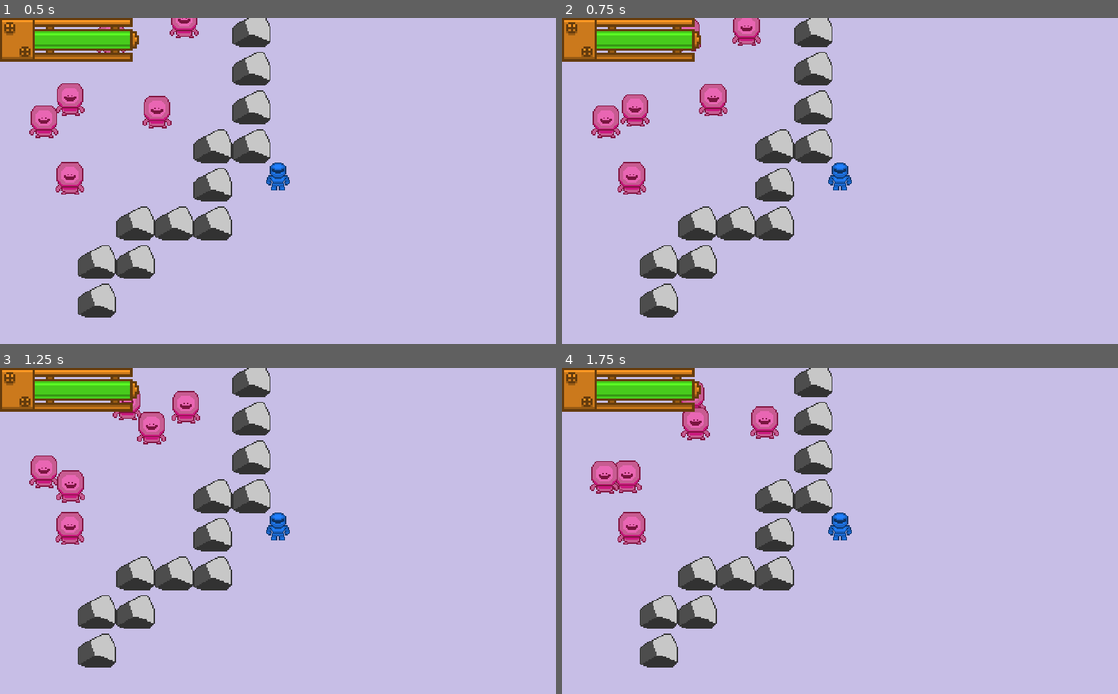
Above: before the commit, frames 1-4 (two rows, left to right).
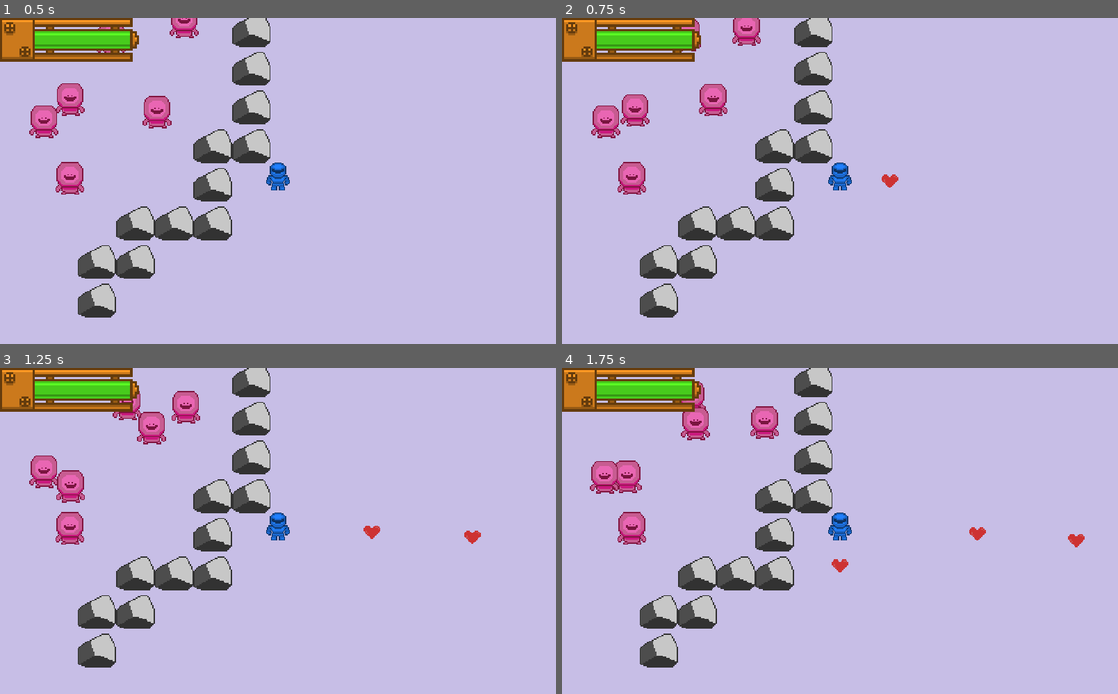
Above: after the commit, the same moments.

Repository: FREQ-E/Hanno
Game: Godot game, scene res://levels/test/test.tscn
The game is run twice, just before and just after one commit, with the same random seed, the same clock (stepped at 60 frames per second) and the same inputs.
Inputs:
- Up to frame 1 (0.5 s): no input
- Up to frame 2 (0.75 s): hold Right (fire_right, bound only after the commit) from 0.53 s (still down); hold Space (sprint) from 0.53 s (still down)
- Up to frame 3 (1.25 s): keep holding Right (fire_right, bound only after the commit); keep holding Space (sprint)
- Up to frame 4 (1.75 s): release Right (fire_right, bound only after the commit) at 1.28 s; release Space (sprint) at 1.28 s; hold Down (fire_down, bound only after the commit) from 1.28 s (still down); tap Space (sprint) at 1.35 s

Frame 1 is identical in both runs. In frame 2, less than 0.1% of the frame differs, in the area x 57-61%, y 47-53%; in frame 3, 0.2%; in frame 4, 0.2%, in the area x 48-94%, y 48-63%.

Commit message:
Player shoots projectiles

Diff:
--- a/actors/player1/player1.tscn
+++ b/actors/player1/player1.tscn
@@ -8,37 +8,38 @@
 [ext_resource path="res://actors/player1/Front-Sheet.png" type="Texture" id=6]
 [ext_resource path="res://actors/player1/Back-Sheet.png" type="Texture" id=7]
 [ext_resource path="res://actors/ui1/ui1.tscn" type="PackedScene" id=8]
+[ext_resource path="res://combat_scripts/player_shooting.gd" type="Script" id=9]
 
 [sub_resource type="AtlasTexture" id=1]
+atlas = ExtResource( 7 )
+region = Rect2( 0, 0, 32, 32 )
+
+[sub_resource type="AtlasTexture" id=2]
+atlas = ExtResource( 7 )
+region = Rect2( 32, 0, 32, 32 )
+
+[sub_resource type="AtlasTexture" id=3]
+atlas = ExtResource( 7 )
+region = Rect2( 64, 0, 32, 32 )
+
+[sub_resource type="AtlasTexture" id=4]
+atlas = ExtResource( 7 )
+region = Rect2( 96, 0, 32, 32 )
+
+[sub_resource type="AtlasTexture" id=5]
 atlas = ExtResource( 4 )
 region = Rect2( 0, 0, 32, 32 )
 
-[sub_resource type="AtlasTexture" id=2]
+[sub_resource type="AtlasTexture" id=6]
 atlas = ExtResource( 4 )
 region = Rect2( 32, 0, 32, 32 )
 
-[sub_resource type="AtlasTexture" id=3]
+[sub_resource type="AtlasTexture" id=7]
 atlas = ExtResource( 4 )
 region = Rect2( 64, 0, 32, 32 )
 
-[sub_resource type="AtlasTexture" id=4]
+[sub_resource type="AtlasTexture" id=8]
 atlas = ExtResource( 4 )
-region = Rect2( 96, 0, 32, 32 )
-
-[sub_resource type="AtlasTexture" id=5]
-atlas = ExtResource( 7 )
-region = Rect2( 0, 0, 32, 32 )
-
-[sub_resource type="AtlasTexture" id=6]
-atlas = ExtResource( 7 )
-region = Rect2( 32, 0, 32, 32 )
-
-[sub_resource type="AtlasTexture" id=7]
-atlas = ExtResource( 7 )
-region = Rect2( 64, 0, 32, 32 )
-
-[sub_resource type="AtlasTexture" id=8]
-atlas = ExtResource( 7 )
 region = Rect2( 96, 0, 32, 32 )
 
 [sub_resource type="AtlasTexture" id=9]
@@ -61,12 +62,12 @@
 animations = [ {
 "frames": [ SubResource( 1 ), SubResource( 2 ), SubResource( 3 ), SubResource( 4 ) ],
 "loop": true,
-"name": "walk_side",
+"name": "walk_up",
 "speed": 10.0
 }, {
 "frames": [ SubResource( 5 ), SubResource( 6 ), SubResource( 7 ), SubResource( 8 ) ],
 "loop": true,
-"name": "walk_up",
+"name": "walk_side",
 "speed": 10.0
 }, {
 "frames": [ SubResource( 9 ), SubResource( 10 ), SubResource( 11 ), SubResource( 12 ) ],
@@ -78,8 +79,11 @@
 [sub_resource type="CircleShape2D" id=14]
 radius = 32.9877
 
-[node name="Player1" type="KinematicBody2D"]
+[node name="Player1" type="KinematicBody2D" groups=[
+"player",
+]]
 collision_layer = 2
+collision_mask = 5
 script = ExtResource( 1 )
 
 [node name="CharacterAnimator" type="AnimatedSprite" parent="."]
@@ -87,12 +91,13 @@
 scale = Vector2( 3, 3 )
 frames = SubResource( 13 )
 animation = "walk_down"
-frame = 3
 playing = true
 script = ExtResource( 5 )
 
 [node name="CollisionShape2D" type="CollisionShape2D" parent="."]
 shape = SubResource( 14 )
+
+[node name="BulletPoint" type="Node2D" parent="."]
 
 [node name="MovementInput2D" type="Node" parent="."]
 script = ExtResource( 2 )
@@ -104,4 +109,9 @@
 script = ExtResource( 3 )
 property_name = "player"
 
+[node name="PlayerShooting" type="Node" parent="."]
+script = ExtResource( 9 )
+fire_rate = 0.35
+bullet_point_path = NodePath("../BulletPoint")
+
 [node name="CanvasLayer" parent="." instance=ExtResource( 8 )]
--- /dev/null
+++ b/actors/player1/player_bullet.tscn
@@ -0,0 +1,24 @@
+[gd_scene load_steps=3 format=2]
+
+[ext_resource path="res://actors/characterbullet.png" type="Texture" id=1]
+[ext_resource path="res://combat_scripts/player_bullet.gd" type="Script" id=2]
+
+[node name="PlayerBullet" type="RigidBody2D"]
+rotation = 0.00424423
+scale = Vector2( 0.99999, 0.99606 )
+collision_layer = 2
+collision_mask = 5
+contacts_reported = 1
+contact_monitor = true
+script = ExtResource( 2 )
+
+[node name="CharacterBullet" type="Sprite" parent="."]
+position = Vector2( 0, 9 )
+texture = ExtResource( 1 )
+
+[node name="CollisionPolygon2D" type="CollisionPolygon2D" parent="."]
+position = Vector2( 0.0679888, -2.52287 )
+rotation = -1.5708
+scale = Vector2( 0.494103, 0.494103 )
+polygon = PoolVector2Array( 0.808281, -28.1908, -23.465, -4.05785, -23.4985, -0.00248909, -23.5869, 3.70982, 0.53454, 28.0317, 12.3873, 28.0317, 20.2653, 20.1413, 20.4883, 8.10063, 12.2104, -0.00248909, 20.4081, -8.05649, 20.2968, -19.8609, 11.8926, -28.1908 )
+[connection signal="body_entered" from="." to="." method="_on_PlayerBullet_body_entered"]
--- /dev/null
+++ b/combat_scripts/player_bullet.gd
@@ -0,0 +1,5 @@
+extends RigidBody2D
+
+func _on_PlayerBullet_body_entered(body):
+	if !body.is_in_group("player"):
+		queue_free()
--- /dev/null
+++ b/combat_scripts/player_shooting.gd
@@ -0,0 +1,37 @@
+# A quick node to allow a controllabe Character to shoot
+# Must be a direct child of the Character
+class_name PlayerShooting
+extends Node
+
+export var bullet_speed = 1000
+export var fire_rate = 0.2
+
+var bullet = preload("res://actors/player1/player_bullet.tscn")
+var can_fire = true
+var rot_angle = 0
+export (NodePath) var bullet_point_path = null
+
+# Called every frame. 'delta' is the elapsed time since the previous frame.
+func _process(delta):
+	if (Input.is_action_pressed("fire_up") or
+	Input.is_action_pressed("fire_left") or
+	Input.is_action_pressed("fire_down") or
+	Input.is_action_pressed("fire_right")) and can_fire:
+		var bullet_instance = bullet.instance()
+		bullet_instance.position = get_node(bullet_point_path).global_position
+		bullet_instance.rotation_degrees = get_parent().rotation_degrees
+
+		if Input.is_action_pressed("fire_up"):
+			rot_angle = deg2rad(270)
+		if Input.is_action_pressed("fire_left"):
+			rot_angle = deg2rad(180)
+		if Input.is_action_pressed("fire_down"):
+			rot_angle = deg2rad(90)
+		if Input.is_action_pressed("fire_right"):
+			rot_angle = deg2rad(0)
+
+		bullet_instance.apply_impulse(Vector2(), Vector2(bullet_speed, 0).rotated(rot_angle))
+		get_tree().get_root().add_child(bullet_instance)
+		can_fire = false
+		yield(get_tree().create_timer(fire_rate), "timeout")
+		can_fire = true
--- a/project.godot
+++ b/project.godot
@@ -68,6 +68,11 @@
 "class": "NodeSight2D",
 "language": "GDScript",
 "path": "res://ai/node_sight2d.gd"
+}, {
+"base": "Node",
+"class": "PlayerShooting",
+"language": "GDScript",
+"path": "res://combat_scripts/player_shooting.gd"
 }, {
 "base": "RayCast2D",
 "class": "RayBody2D",
@@ -107,6 +112,7 @@
 "MovementInput2D": "",
 "NodeFlag": "",
 "NodeSight2D": "",
+"PlayerShooting": "",
 "RayBody2D": "",
 "State": "",
 "StateMachine": "",
@@ -134,21 +140,29 @@
 "move right"={
 "deadzone": 0.5,
 "events": [ Object(InputEventKey,"resource_local_to_scene":false,"resource_name":"","device":0,"alt":false,"shift":false,"control":false,"meta":false,"command":false,"pressed":false,"scancode":68,"unicode":0,"echo":false,"script":null)
+, Object(InputEventJoypadButton,"resource_local_to_scene":false,"resource_name":"","device":0,"button_index":15,"pressure":0.0,"pressed":false,"script":null)
+, Object(InputEventJoypadMotion,"resource_local_to_scene":false,"resource_name":"","device":0,"axis":0,"axis_value":1.0,"script":null)
  ]
 }
 "move down"={
 "deadzone": 0.5,
 "events": [ Object(InputEventKey,"resource_local_to_scene":false,"resource_name":"","device":0,"alt":false,"shift":false,"control":false,"meta":false,"command":false,"pressed":false,"scancode":83,"unicode":0,"echo":false,"script":null)
+, Object(InputEventJoypadButton,"resource_local_to_scene":false,"resource_name":"","device":0,"button_index":13,"pressure":0.0,"pressed":false,"script":null)
+, Object(InputEventJoypadMotion,"resource_local_to_scene":false,"resource_name":"","device":0,"axis":1,"axis_value":1.0,"script":null)
  ]
 }
 "move up"={
 "deadzone": 0.5,
 "events": [ Object(InputEventKey,"resource_local_to_scene":false,"resource_name":"","device":0,"alt":false,"shift":false,"control":false,"meta":false,"command":false,"pressed":false,"scancode":87,"unicode":0,"echo":false,"script":null)
+, Object(InputEventJoypadButton,"resource_local_to_scene":false,"resource_name":"","device":0,"button_index":12,"pressure":0.0,"pressed":false,"script":null)
+, Object(InputEventJoypadMotion,"resource_local_to_scene":false,"resource_name":"","device":0,"axis":1,"axis_value":-1.0,"script":null)
  ]
 }
 "move left"={
 "deadzone": 0.5,
 "events": [ Object(InputEventKey,"resource_local_to_scene":false,"resource_name":"","device":0,"alt":false,"shift":false,"control":false,"meta":false,"command":false,"pressed":false,"scancode":65,"unicode":0,"echo":false,"script":null)
+, Object(InputEventJoypadButton,"resource_local_to_scene":false,"resource_name":"","device":0,"button_index":14,"pressure":0.0,"pressed":false,"script":null)
+, Object(InputEventJoypadMotion,"resource_local_to_scene":false,"resource_name":"","device":0,"axis":0,"axis_value":-1.0,"script":null)
  ]
 }
 sprint={
@@ -156,6 +170,30 @@
 "events": [ Object(InputEventKey,"resource_local_to_scene":false,"resource_name":"","device":0,"alt":false,"shift":false,"control":false,"meta":false,"command":false,"pressed":false,"scancode":32,"unicode":0,"echo":false,"script":null)
  ]
 }
+fire_up={
+"deadzone": 0.5,
+"events": [ Object(InputEventKey,"resource_local_to_scene":false,"resource_name":"","device":0,"alt":false,"shift":false,"control":false,"meta":false,"command":false,"pressed":false,"scancode":16777232,"unicode":0,"echo":false,"script":null)
+, Object(InputEventJoypadMotion,"resource_local_to_scene":false,"resource_name":"","device":0,"axis":3,"axis_value":-1.0,"script":null)
+ ]
+}
+fire_left={
+"deadzone": 0.5,
+"events": [ Object(InputEventKey,"resource_local_to_scene":false,"resource_name":"","device":0,"alt":false,"shift":false,"control":false,"meta":false,"command":false,"pressed":false,"scancode":16777231,"unicode":0,"echo":false,"script":null)
+, Object(InputEventJoypadMotion,"resource_local_to_scene":false,"resource_name":"","device":0,"axis":2,"axis_value":-1.0,"script":null)
+ ]
+}
+fire_down={
+"deadzone": 0.5,
+"events": [ Object(InputEventKey,"resource_local_to_scene":false,"resource_name":"","device":0,"alt":false,"shift":false,"control":false,"meta":false,"command":false,"pressed":false,"scancode":16777234,"unicode":0,"echo":false,"script":null)
+, Object(InputEventJoypadMotion,"resource_local_to_scene":false,"resource_name":"","device":0,"axis":3,"axis_value":1.0,"script":null)
+ ]
+}
+fire_right={
+"deadzone": 0.5,
+"events": [ Object(InputEventKey,"resource_local_to_scene":false,"resource_name":"","device":0,"alt":false,"shift":false,"control":false,"meta":false,"command":false,"pressed":false,"scancode":16777233,"unicode":0,"echo":false,"script":null)
+, Object(InputEventJoypadMotion,"resource_local_to_scene":false,"resource_name":"","device":0,"axis":2,"axis_value":1.0,"script":null)
+ ]
+}
 
 [rendering]
 
Not shown: 1 places in actors/player1/player1.tscn that only renumber resources
